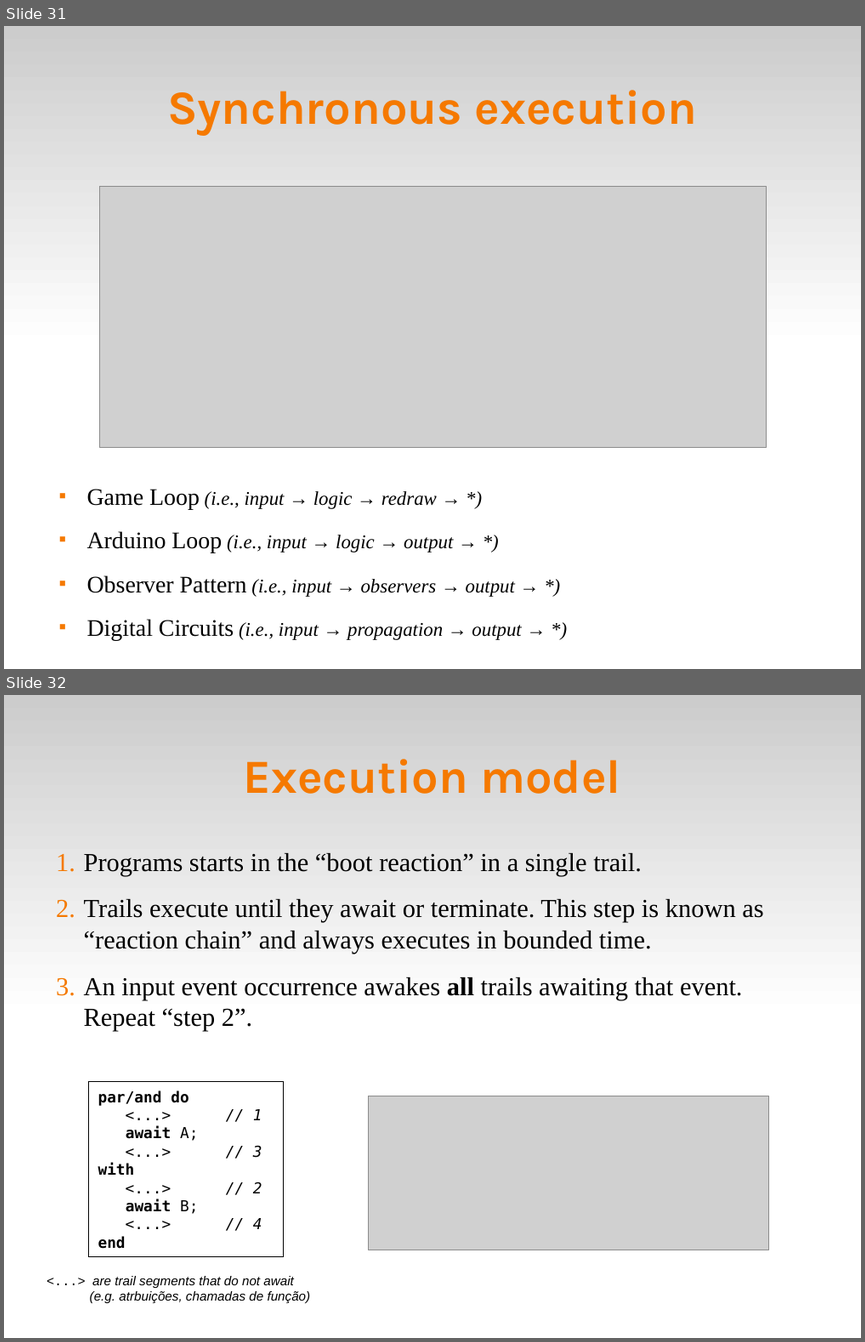
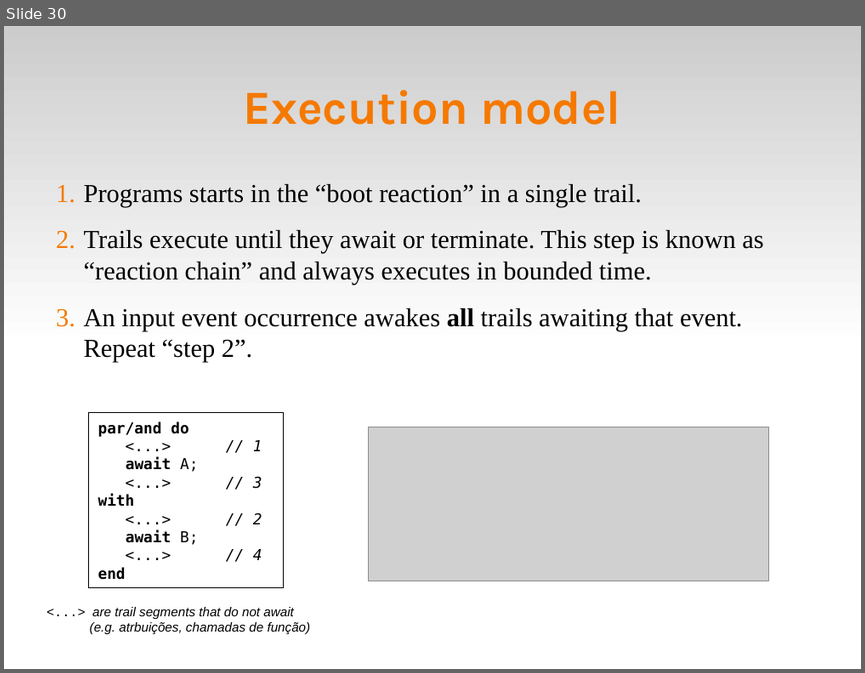
Before and after one commit to fsantanna-no/ceu-docs, a slide deck: ceu_curryon.odp. Shown one above the other, each under a label of ours: slides 31 and 32 before the commit, slide 30 after it. The pictures are 865x1342 and 865x673 pixels, drawn with LibreOffice and Linux fonts; fonts in the diff are those of the drawing; grey boxes stand for pictures. Boxes give left, top, right and bottom in pixels: in the first picture for what was removed or moved away, otherwise in the second. Text is boxed around its words. In the diff, an @@ line names an element or a change of style, - is before the commit and + after.

```diff
--- a/ceu_curryon.odp
+++ b/ceu_curryon.odp
@@ slide 31 removed at box(4, 26, 861, 669), background #FFFFFF; not listed: 1 template element that a slide beside it also shows @@
@@ title removed at box(167, 90, 696, 136) @@
-Synchronous execution
@@ picture removed at box(100, 186, 766, 448) @@
@@ text removed at box(87, 488, 521, 641) @@
-■ Game Loop (i.e., input → logic → redraw → *)
-■ Arduino Loop (i.e., input → logic → output → *)
-■ Observer Pattern (i.e., input → observers → output → *)
-■ Digital Circuits (i.e., input → propagation → output → *)
@@ what was slide 32 is now slide 30 @@
```
Also in this commit, not shown: 14 slides changed, 3 slides added, 8 other slides removed.
